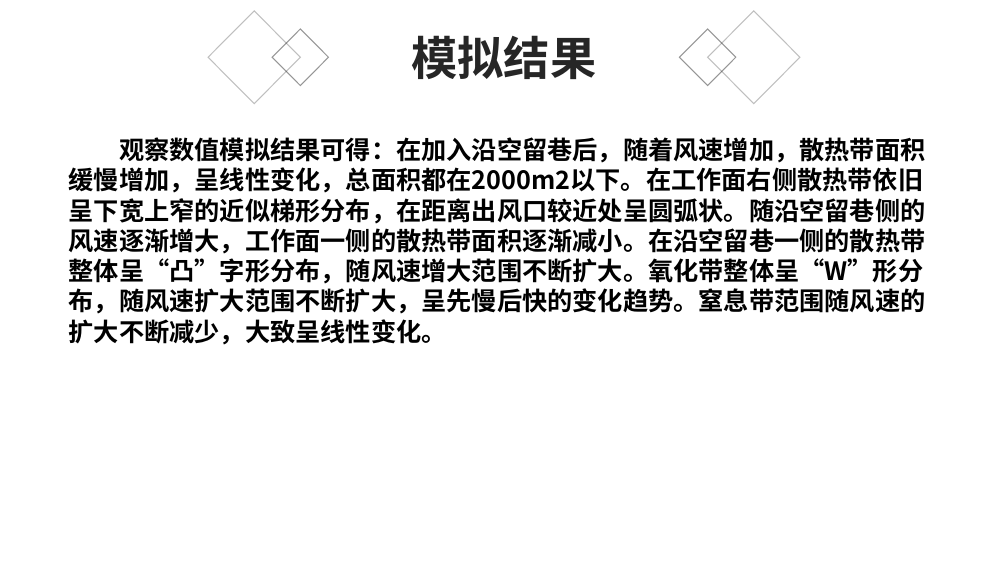
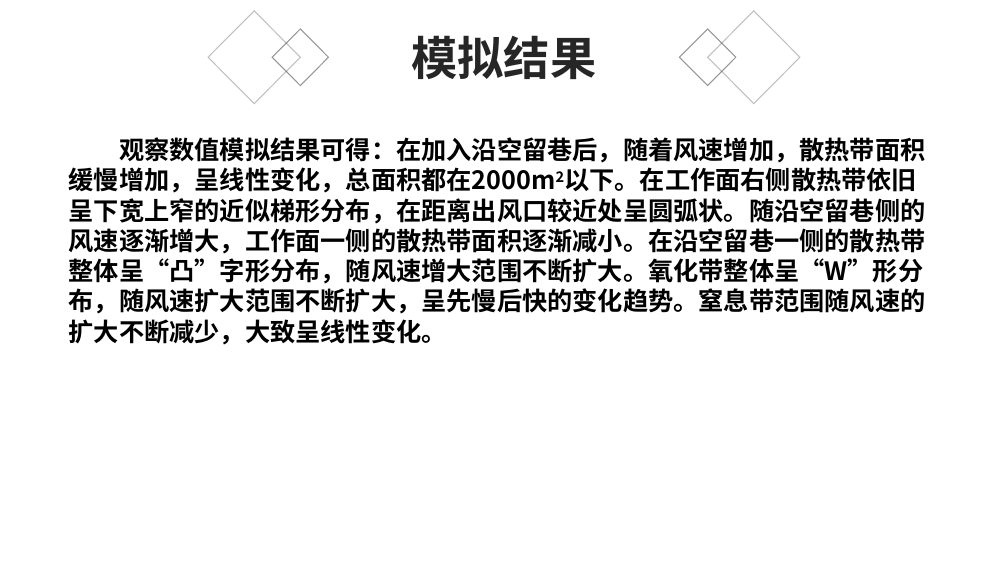
Before and after one commit to 3364fy/dissertation, a slide deck: slide 33 of PPT/毕业答辩.pptx. Drawn at 1008x567 pixels with LibreOffice and Linux fonts; fonts in the diff are those of the drawing; background and template pictures are left out. Boxes give left, top, right and bottom in pixels: in the first picture for what was removed or moved away, otherwise in the second. Text is boxed around its words. In the diff, an @@ line names an element or a change of style, - is before the commit and + after.

```diff
--- a/PPT/毕业答辩.pptx
+++ b/PPT/毕业答辩.pptx
@@ text "观察数值模拟结果可得：在加入沿空留巷后，随着风速增加，散热带面积缓慢增加，呈线性变化，总面积都在2000m2以下。在工作 ..." at (69, 137, 926, 345): now superscript in "观察数值模拟结果可得：在加入沿空留巷后，随着风速增加，散热带面积缓慢增加，呈线性变化，总面积都在2000m2以下。在工作 ..." @@
```
Also in this commit, not shown: 3 other slides changed, 2 other files.
